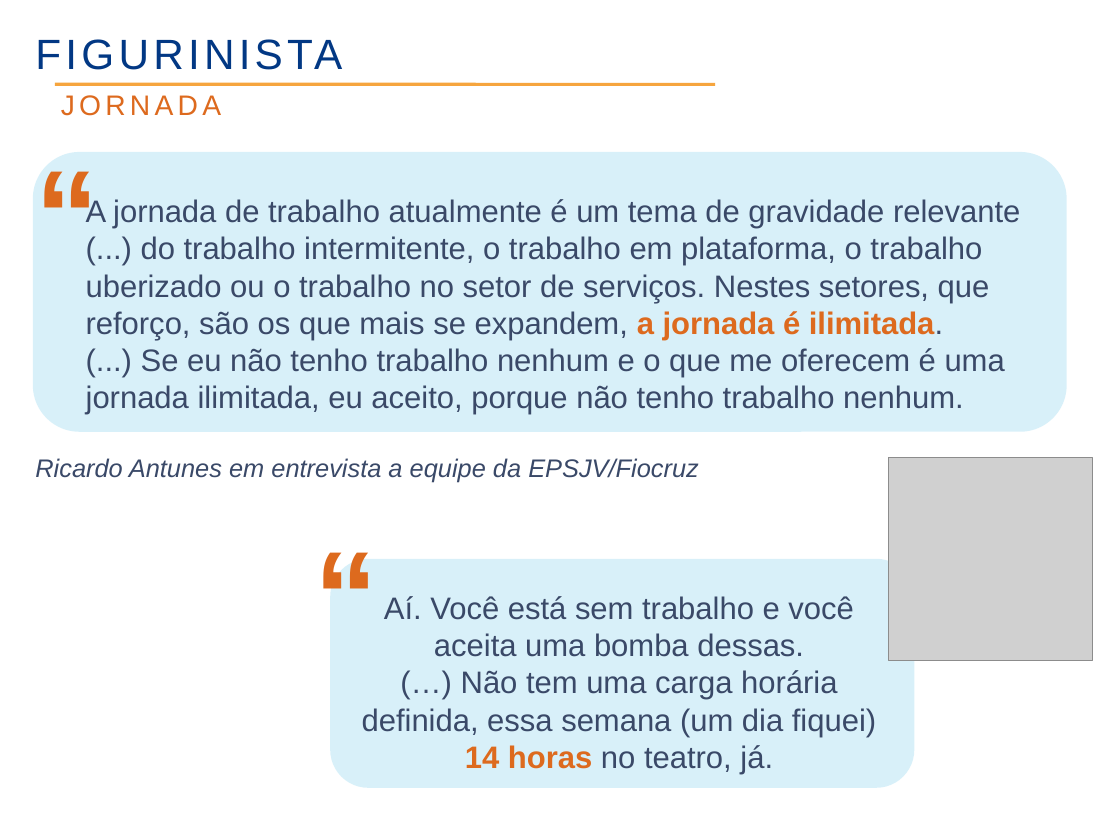
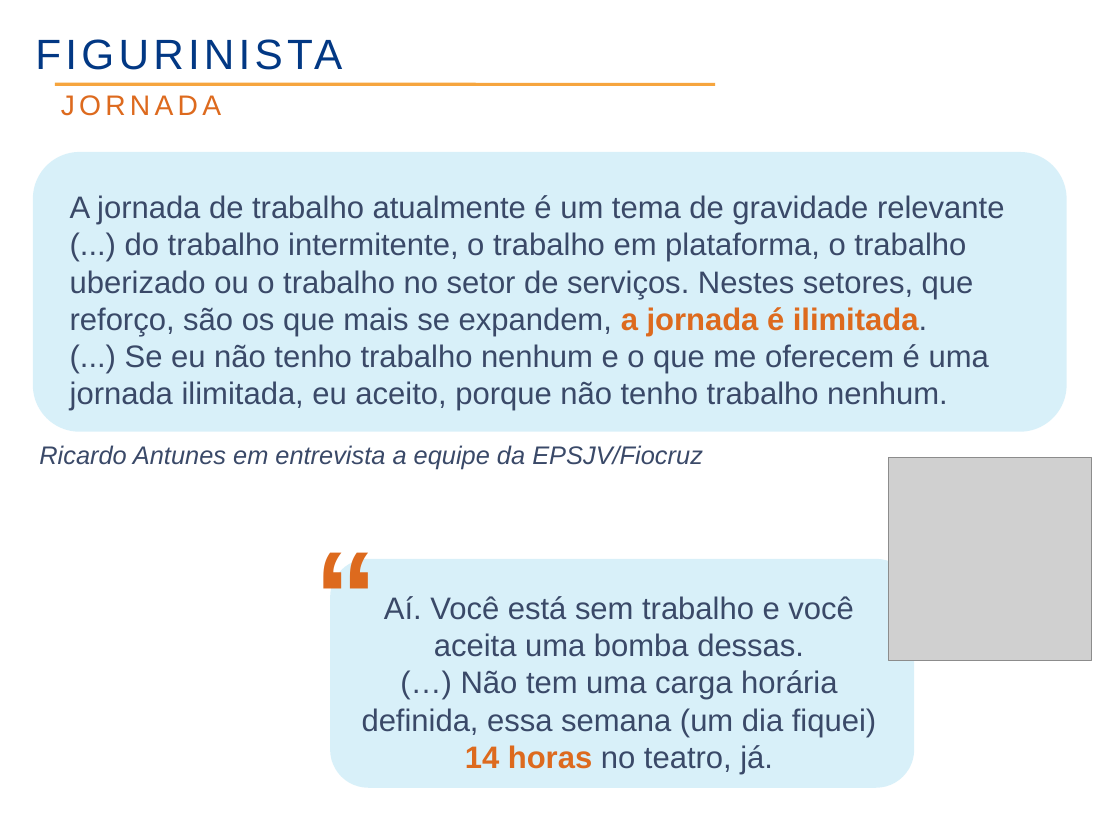
Before and after one commit to rzuquim/pos-rh, a slide deck: slide 18 of 02_abordagens_em_pot/seminario.odp. Drawn at 1120x840 pixels with LibreOffice and Linux fonts; fonts in the diff are those of the drawing; grey boxes stand for pictures; background and template pictures are left out. Boxes give left, top, right and bottom in pixels: in the first picture for what was removed or moved away, otherwise in the second. Text is boxed around its words. In the diff, an @@ line names an element or a change of style, - is before the commit and + after.

```diff
--- a/02_abordagens_em_pot/seminario.odp
+++ b/02_abordagens_em_pot/seminario.odp
@@ text removed at <box>25,127,109,279</box> @@
-“
@@ text "A jornada de trabalho atualmente ...": place and size @@
-text "A jornada de trabalho atualmente ..." at <box>86,198,1020,415</box>
+text "A jornada de trabalho atualmente ..." at <box>70,195,1004,411</box>
@@ text "Ricardo Antunes em entrevista a ...": place and size @@
-text "Ricardo Antunes em entrevista a ..." at <box>35,458,699,482</box>
+text "Ricardo Antunes em entrevista a ..." at <box>39,445,703,470</box>
```
Also in this commit, not shown: 18 other slides changed, 20 slides added, 5 slides removed, 7 other files.
